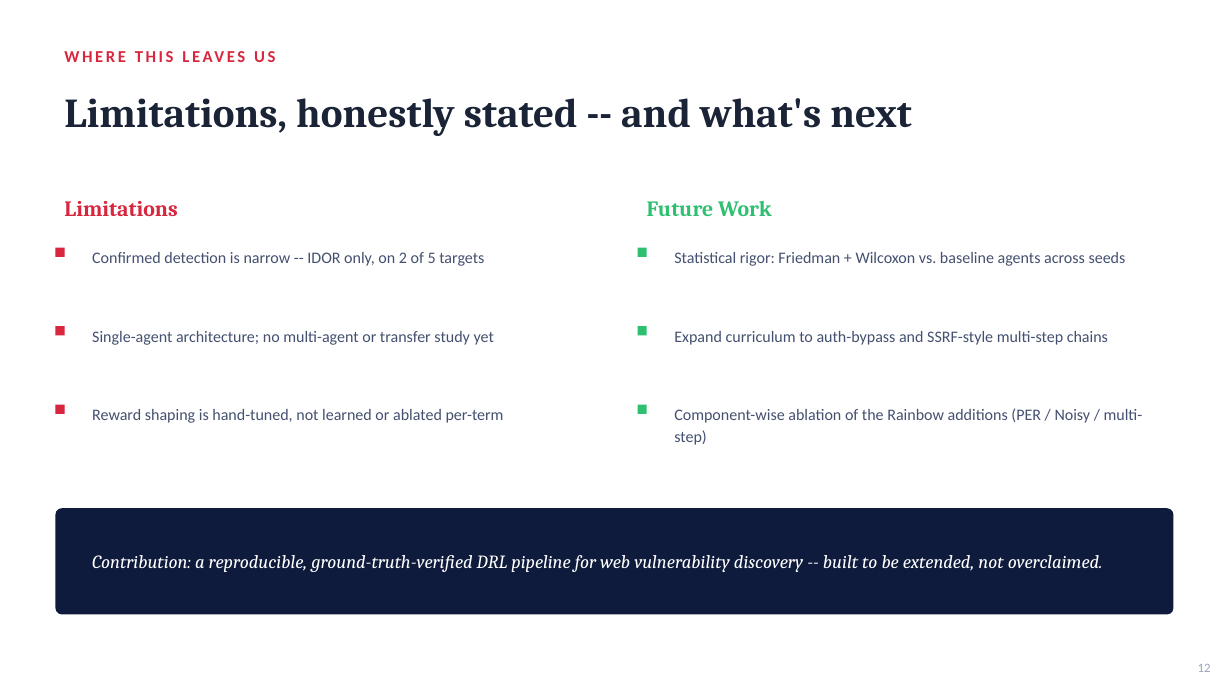
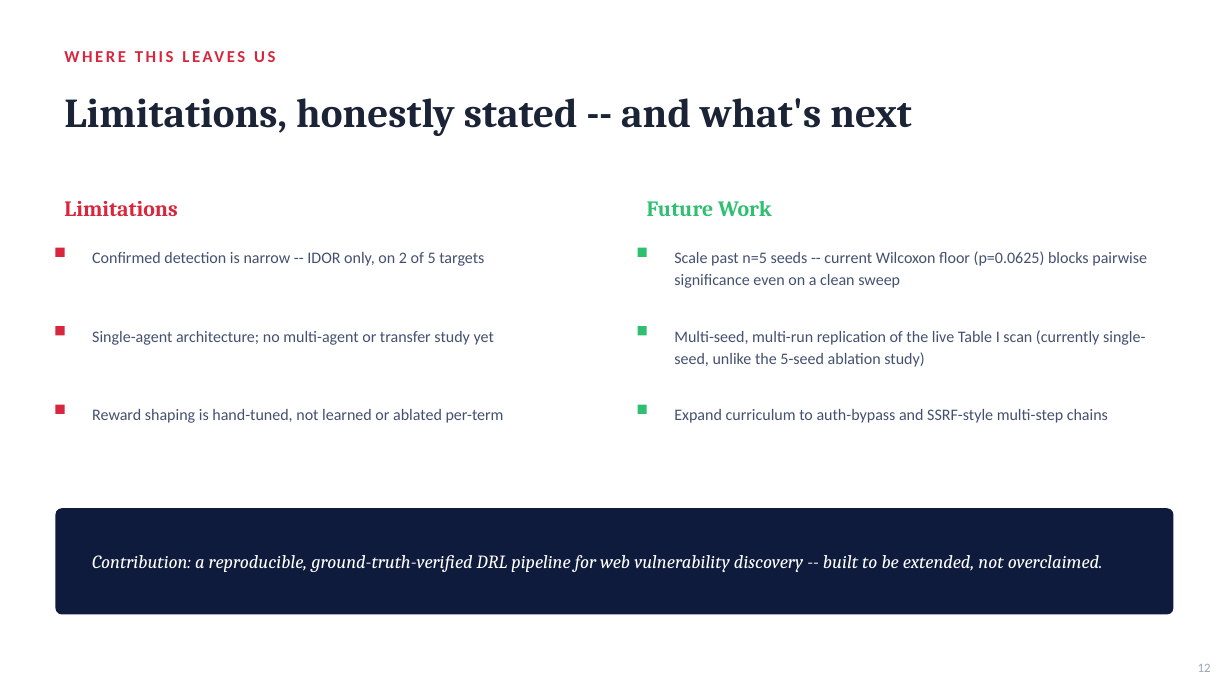
Before and after one commit to mine969/DRL-Agent-vul, a slide deck: slide 12 of research/INCIT2026_presentation.pptx. Drawn at 1232x693 pixels with LibreOffice and Linux fonts; fonts in the diff are those of the drawing. Boxes give left, top, right and bottom in pixels: in the first picture for what was removed or moved away, otherwise in the second. Text is boxed around its words. In the diff, an @@ line names an element or a change of style, - is before the commit and + after.

Commit message:
Fix deck Future Work slide: Friedman/Wilcoxon and Rainbow ablation were already done, not future work

```diff
--- a/research/INCIT2026_presentation.pptx
+++ b/research/INCIT2026_presentation.pptx
@@ text at (x1=674, y1=251, x2=1147, y2=288): text changed @@
-Statistical rigor: Friedman + Wilcoxon vs. baseline agents across seeds
+Scale past n=5 seeds -- current Wilcoxon floor (p=0.0625) blocks pairwise significance even on a clean sweep
@@ text added at (x1=674, y1=330, x2=1145, y2=367), 12.5 pt, text #445070 @@
+Multi-seed, multi-run replication of the live Table I scan (currently single-seed, unlike the 5-seed ablation study)
@@ text "Expand curriculum to auth-bypass and ..." moved from (x1=674, y1=331, x2=1108, y2=345) to (x1=674, y1=409, x2=1108, y2=423) @@
@@ text removed at (x1=674, y1=408, x2=1143, y2=445) @@
-Component-wise ablation of the Rainbow additions (PER / Noisy / multi-step)
```
